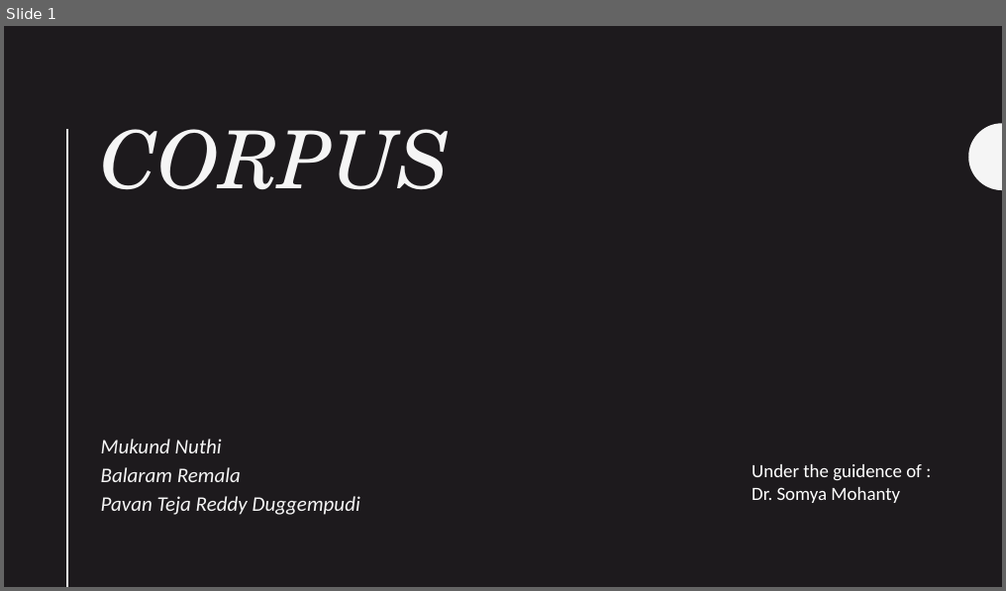
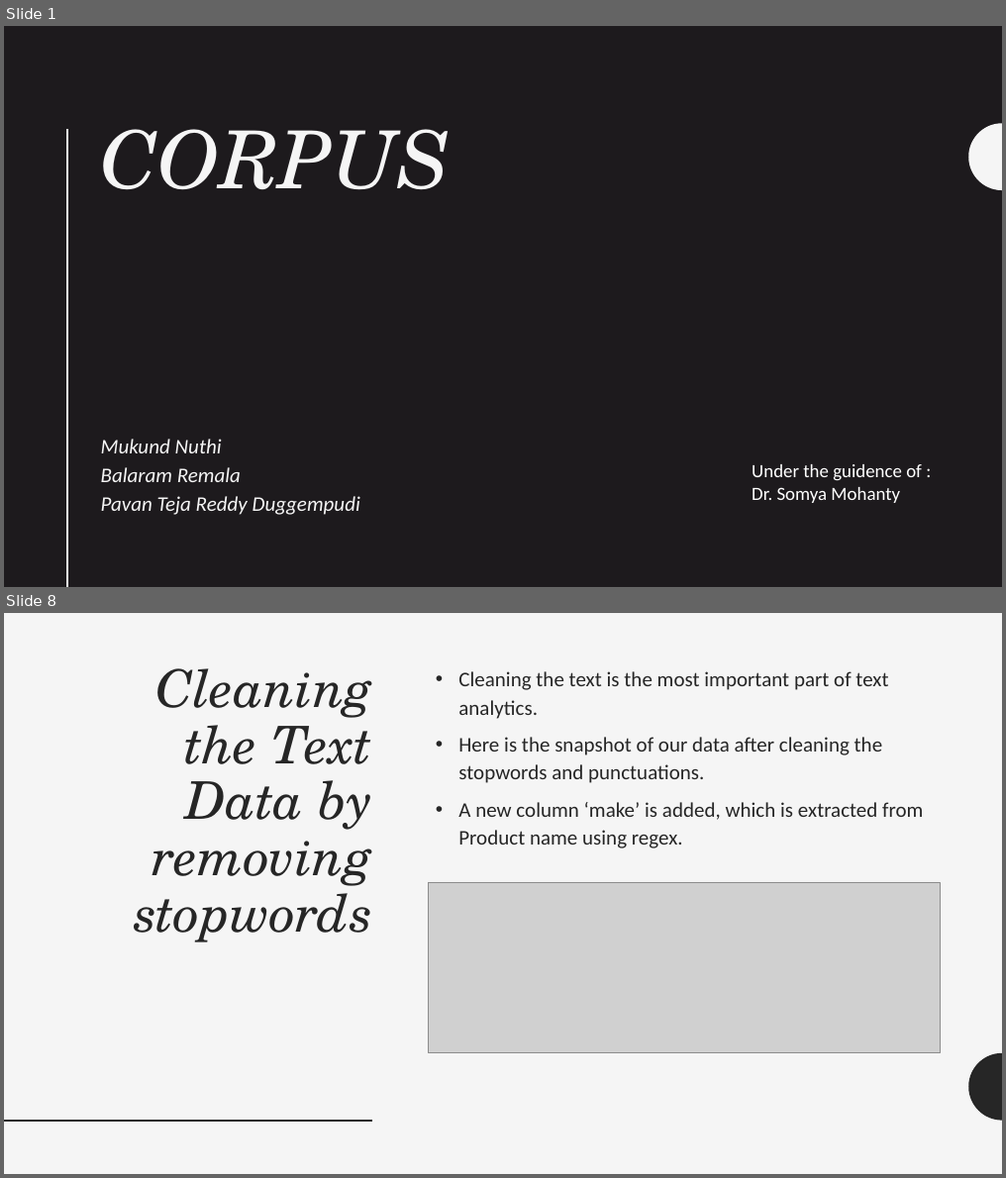
Before and after one commit to UNCG-CSE/CORPUS, a slide deck: presentations/DS ppt.pptx. Shown one above the other, each under a label of ours: slide 1 before the commit, slides 1 and 8 after it; the slides between them are not shown. The pictures are 1006x591 and 1006x1178 pixels, drawn with LibreOffice and Linux fonts; fonts in the diff are those of the drawing; grey boxes stand for pictures. Boxes give left, top, right and bottom in pixels: in the first picture for what was removed or moved away, otherwise in the second. Text is boxed around its words. In the diff, an @@ line names an element or a change of style, - is before the commit and + after.

```diff
--- a/presentations/DS ppt.pptx
+++ b/presentations/DS ppt.pptx
@@ slide 8 added at (x1=4, y1=613, x2=1002, y2=1174), background #F5F5F5 @@
@@ title added at (x1=134, y1=668, x2=373, y2=943), 50 pt, text #262626, italic @@
+Cleaning the Text Data by removing stopwords
@@ text added at (x1=458, y1=671, x2=923, y2=849), 20 pt, text #262626 @@
+• Cleaning the text is the most important part of text analytics.
+• Here is the snapshot of our data after cleaning the stopwords and punctuations.
+• A new column ‘make’ is added, which is extracted from Product name using regex.
@@ picture added at (x1=429, y1=882, x2=940, y2=1054) @@
@@ freeform shape added at (x1=969, y1=1054, x2=1002, y2=1121), fill #262626 @@
@@ line added from (4, 1121) to (372, 1121), #262626 2 pt @@
```
Also in this commit, not shown: 2 slides changed, 12 other slides added, 1 slide removed.
